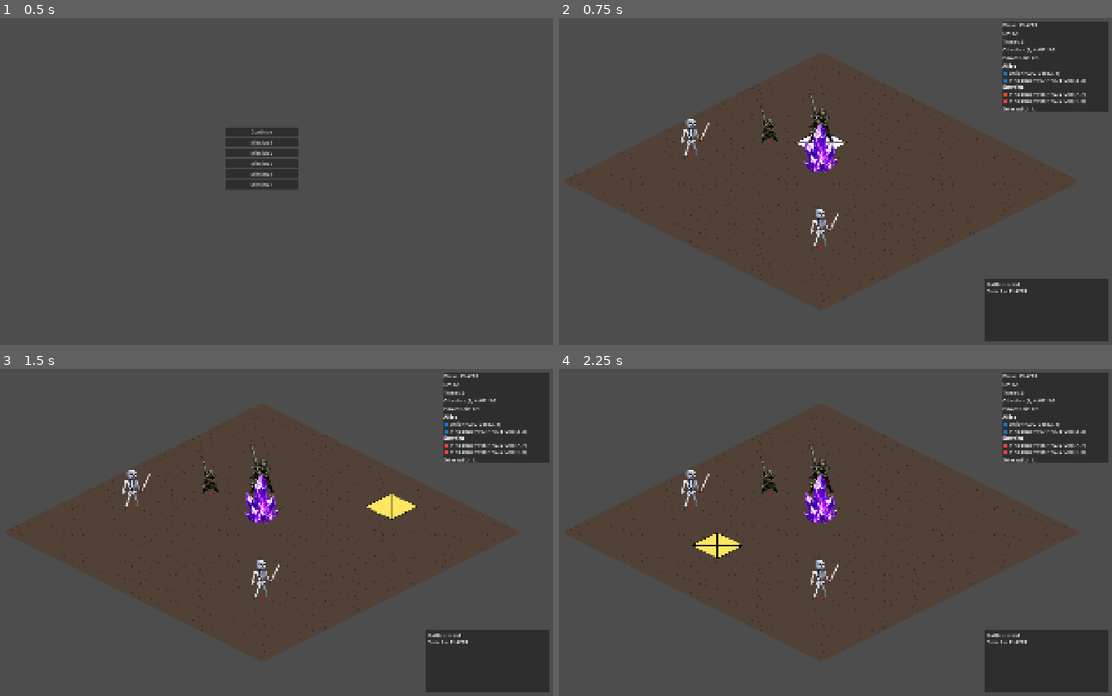
Above: before the commit, frames 1-4 (two rows, left to right).
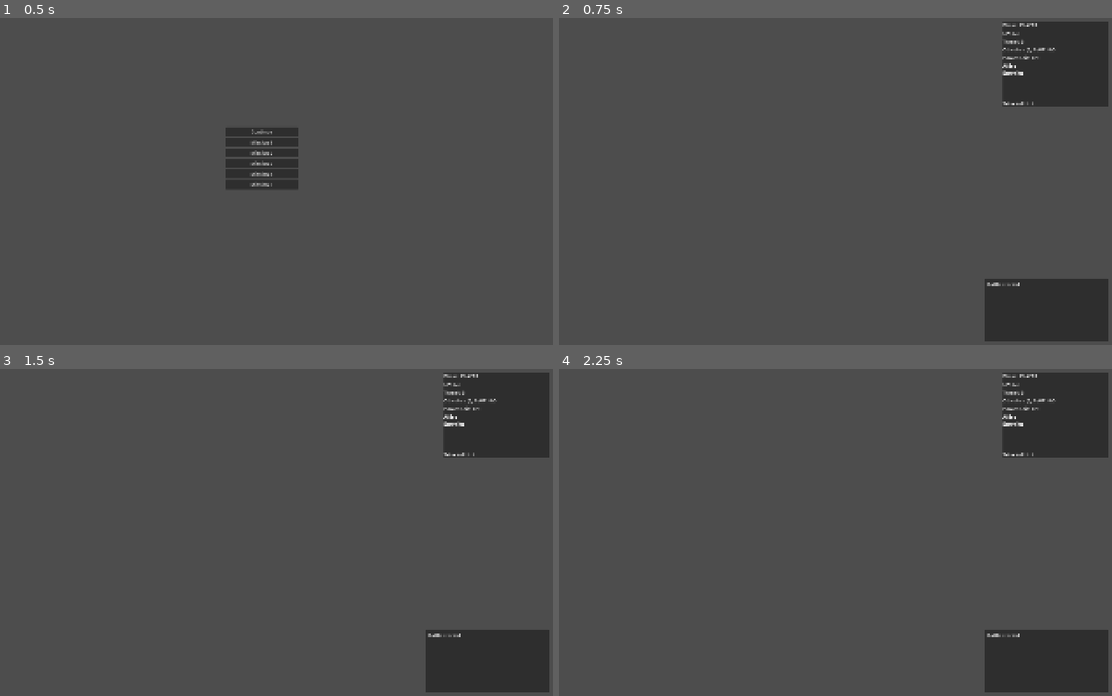
Above: after the commit, the same moments.

Repository: Nick-labs/TGS
Game: Godot game, scene res://scenes/ui/MainMenu.tscn
Two runs of this game, one before a commit and one after it. Both use one fixed random seed, a clock stepped at 60 frames per second and the inputs below.
Inputs (mouse positions are in pixels of both pictures, inside the frame that each line leads up to):
- Up to frame 1 (0.5 s): no input
- Up to frame 2 (0.75 s): click "Continue" at 0.5 s
- Up to frame 3 (1.5 s): tap Enter at 1.25 s; move the mouse to (392, 516) at 1.27 s; click (392, 516) at 1.42 s
- Up to frame 4 (2.25 s): tap Space at 2 s; move the mouse to (702, 548) at 2.02 s; click (702, 548) at 2.17 s

Frame 1 is identical in both runs. In frame 2, 3.3% of the frame differs, in the area x 1-100%, y 4-89%; in frame 3, 3.6%; in frame 4, 3.6%.

Commit message:
refactor mission

Diff:
--- a/data/common_units/sniper.tres
+++ b/data/common_units/sniper.tres
@@ -3,7 +3,7 @@
 [ext_resource type="Script" uid="uid://dyjcs427yavw2" path="res://scripts/actions/BattleAction.gd" id="1_xqj20"]
 [ext_resource type="Script" uid="uid://j4df27kdc5dj" path="res://scripts/actions/ArtilleryAttackAction.gd" id="2_1snc6"]
 [ext_resource type="Script" uid="uid://ctnia1aps2tlj" path="res://scripts/data/UnitData.gd" id="3_xdc3u"]
-[ext_resource type="Texture2D" uid="uid://qk2jan01ound" path="res://assets/sprites/units/TestUnit.png" id="4_jce7r"]
+[ext_resource type="Texture2D" uid="uid://r7k2btq7h1xh" path="res://assets/sprites/units/archer.png" id="4_xqj20"]
 
 [sub_resource type="Resource" id="Resource_wx00p"]
 script = ExtResource("2_1snc6")
@@ -12,7 +12,7 @@
 [resource]
 script = ExtResource("3_xdc3u")
 max_hp = 2
-texture = ExtResource("4_jce7r")
-visual_scale = Vector2(0.7, 0.7)
+texture = ExtResource("4_xqj20")
+visual_scale = Vector2(1.6, 1.6)
 actions = Array[ExtResource("1_xqj20")]([SubResource("Resource_wx00p")])
 metadata/_custom_type_script = "uid://ctnia1aps2tlj"
--- a/data/missions/mission_1/mission_1.tres
+++ b/data/missions/mission_3/mission_3.tres
@@ -2,10 +2,10 @@
 
 [ext_resource type="Script" uid="uid://e72psofp0jqp" path="res://scripts/data/MissionData.gd" id="1_b84aq"]
 [ext_resource type="Script" uid="uid://bnbqlpili3pr" path="res://scripts/data/UnitSpawnData.gd" id="2_w5ypf"]
-[ext_resource type="Resource" uid="uid://d3y75uhgq6tvs" path="res://data/missions/mission_1/spawn_striker_1.tres" id="3_sukbt"]
-[ext_resource type="Resource" uid="uid://b55ua2crbqysr" path="res://data/missions/mission_1/spawn_skeleton_1.tres" id="4_8hh8r"]
-[ext_resource type="Resource" uid="uid://53rxbwebva11" path="res://data/missions/mission_1/spawn_skeleton_2.tres" id="5_8hh8r"]
-[ext_resource type="Resource" uid="uid://ci5r51bl7ycnl" path="res://data/missions/mission_1/spawn_sniper_1.tres" id="6_ox26n"]
+[ext_resource type="Resource" uid="uid://d3y75uhgq6tvs" path="res://data/missions/mission_3/spawn_striker_1.tres" id="3_sukbt"]
+[ext_resource type="Resource" uid="uid://b55ua2crbqysr" path="res://data/missions/mission_3/spawn_skeleton_1.tres" id="4_8hh8r"]
+[ext_resource type="Resource" uid="uid://53rxbwebva11" path="res://data/missions/mission_3/spawn_skeleton_2.tres" id="5_8hh8r"]
+[ext_resource type="Resource" uid="uid://ci5r51bl7ycnl" path="res://data/missions/mission_3/spawn_sniper_1.tres" id="6_ox26n"]
 
 [resource]
 script = ExtResource("1_b84aq")
--- a/scenes/units/Unit.tscn
+++ b/scenes/units/Unit.tscn
@@ -5,6 +5,8 @@
 
 [node name="Unit" type="Node2D" unique_id=2057550720]
 z_index = 1000
+texture_filter = 1
+texture_repeat = 1
 script = ExtResource("1_e3b5r")
 
 [node name="Visual" type="Node2D" parent="." unique_id=1910740710]
Binary file added: assets/sprites/units/archer.png
Renamed: data/missions/mission_1/spawn_skeleton_1.tres -> data/missions/mission_3/spawn_skeleton_1.tres
Renamed: data/missions/mission_1/spawn_skeleton_2.tres -> data/missions/mission_3/spawn_skeleton_2.tres
Renamed: data/missions/mission_1/spawn_sniper_1.tres -> data/missions/mission_3/spawn_sniper_1.tres
Renamed: data/missions/mission_1/spawn_striker_1.tres -> data/missions/mission_3/spawn_striker_1.tres
